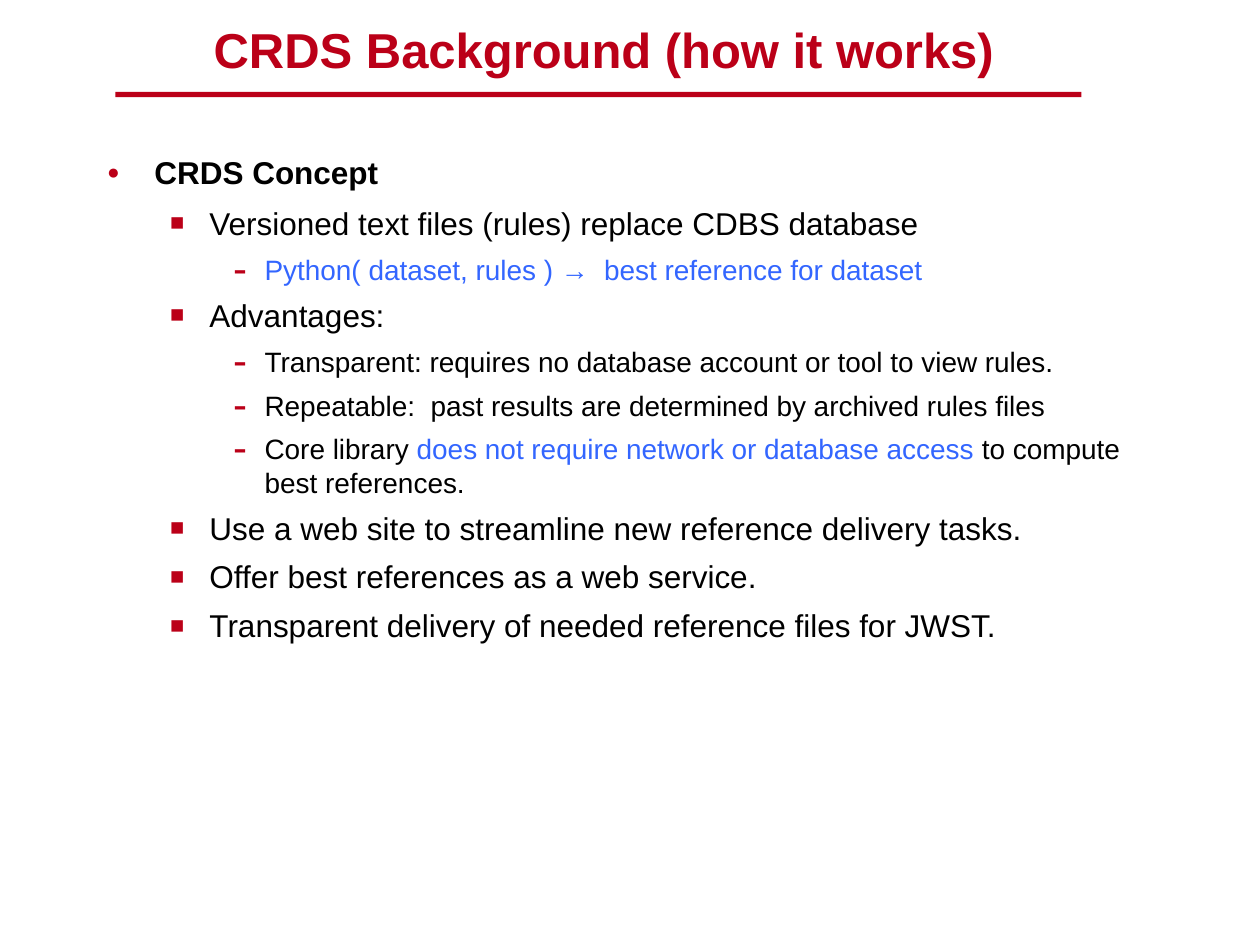
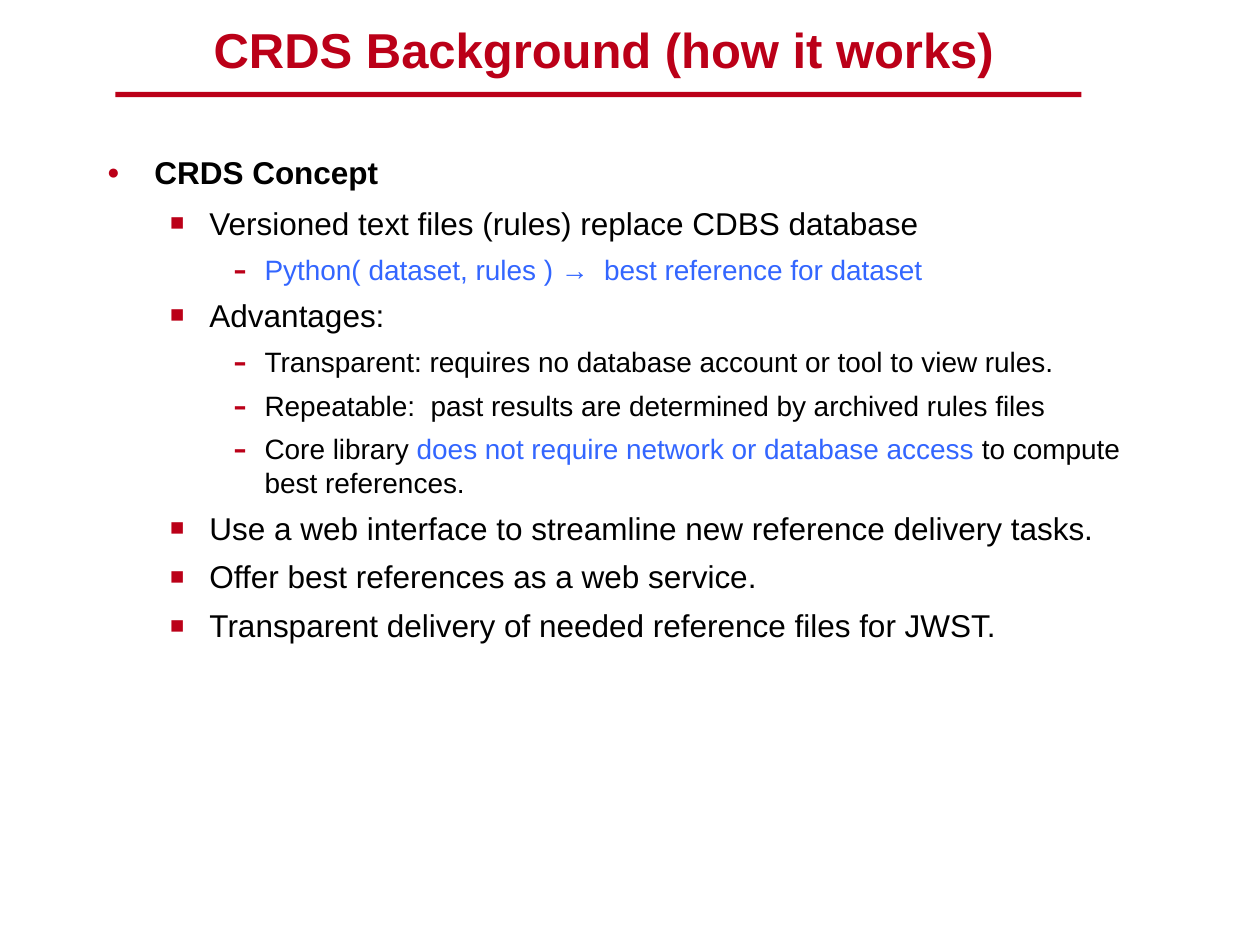
Before and after one commit to spacetelescope/crds, a slide deck: slide 5 of docs/DMS_SDR2_09_CRDS_final.pptx. Drawn at 1260x945 pixels with LibreOffice and Linux fonts; fonts in the diff are those of the drawing; background and template pictures are left out. Boxes give left, top, right and bottom in pixels: in the first picture for what was removed or moved away, otherwise in the second. Text is boxed around its words. In the diff, an @@ line names an element or a change of style, - is before the commit and + after.

```diff
--- a/docs/DMS_SDR2_09_CRDS_final.pptx
+++ b/docs/DMS_SDR2_09_CRDS_final.pptx
@@ text at bbox=[209, 517, 1093, 546]: text changed @@
-  ■ Use a web site to streamline new reference delivery tasks.
+  ■ Use a web interface to streamline new reference delivery tasks.
```
Also in this commit, not shown: 6 other slides changed, 1 slide removed, 2 other files.
